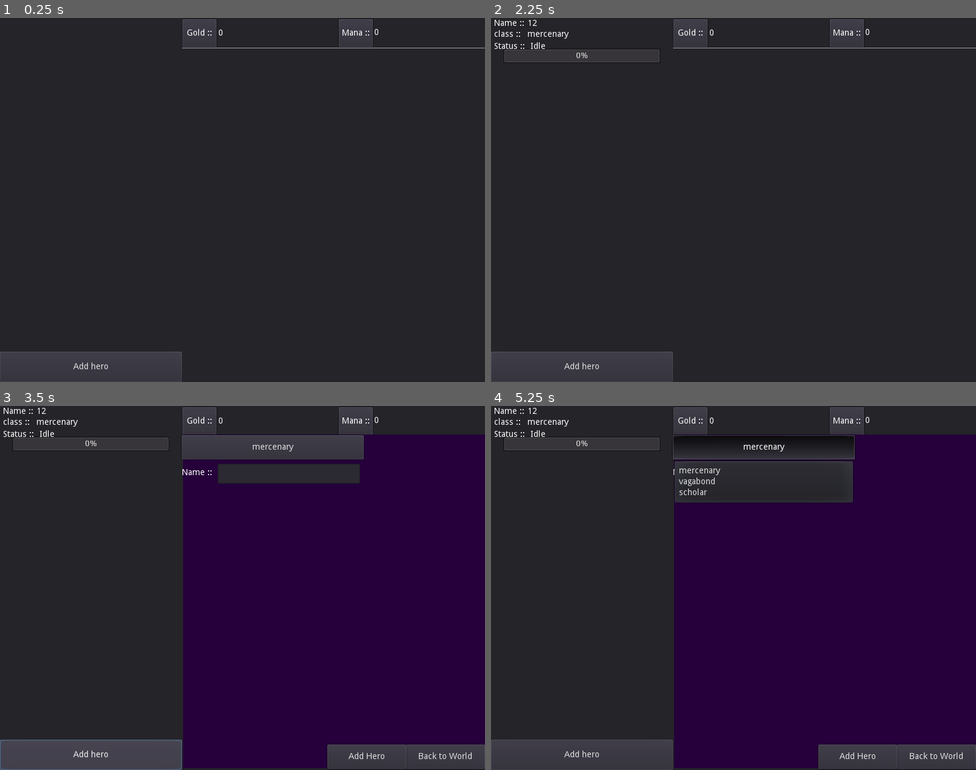
Above: before the commit, frames 1-4 (two rows, left to right).
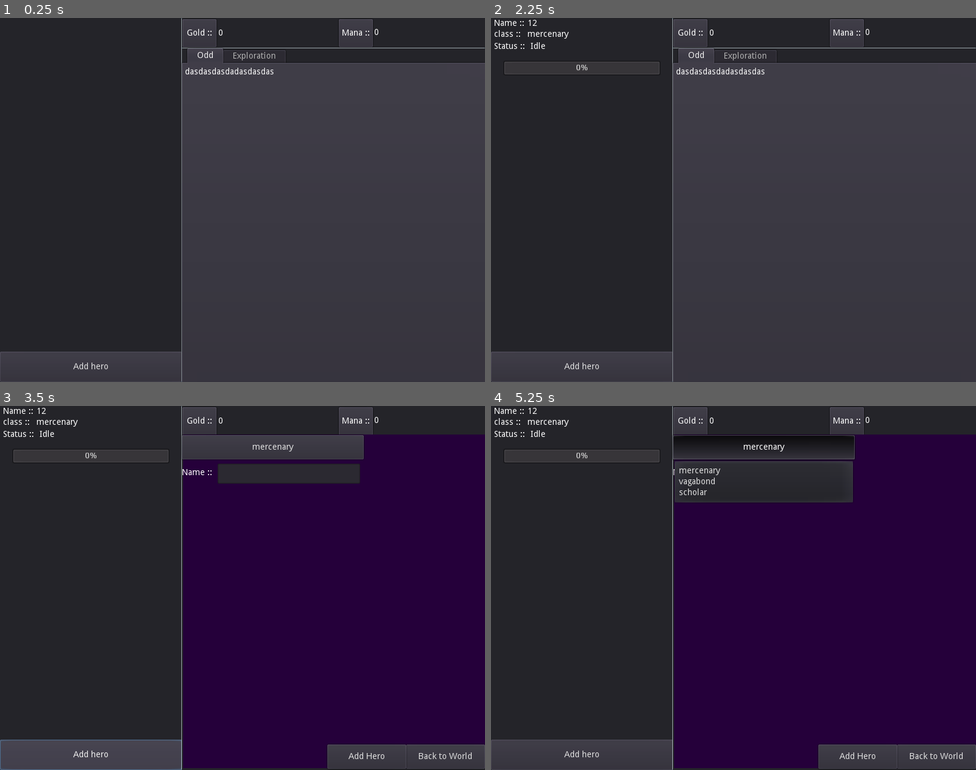
Above: after the commit, the same moments.

Repository: Drakosam/idleguild
Game: Godot game, scene res://main.tscn
Two runs of this game, one before a commit and one after it. Both use one fixed random seed, a clock stepped at 60 frames per second and the inputs below.
Inputs (mouse positions are in pixels of both pictures, inside the frame that each line leads up to):
- Up to frame 1 (0.25 s): no input
- Up to frame 2 (2.25 s): click "Add hero" at 0.5 s; click (782, 87) at 1.27 s; type "12" at 1.35 s; click "Add Hero" at 2 s
- Up to frame 3 (3.5 s): click "Add hero" at 2.75 s
- Up to frame 4 (5.25 s): click "mercenary" at 3.5 s; click "Add Hero" at 4.25 s; click "mercenary" at 5 s

The runs differ from the first frame. In frame 1, 35% of the frame differs, in the area x 37-100%, y 0-100%; in frame 2, 35%, in the area x 2-100%, y 0-100%; in frame 3, 0.5%; in frame 4, 0.5%.

Commit message:
add jobs

Diff:
--- /dev/null
+++ b/src/Odd_jobs.tscn
@@ -0,0 +1,25 @@
+[gd_scene format=2]
+
+[node name="Odd_jobs" type="Panel"]
+anchor_right = 1.0
+anchor_bottom = 1.0
+__meta__ = {
+"_edit_use_anchors_": false
+}
+
+[node name="ScrollContainer" type="ScrollContainer" parent="."]
+anchor_right = 1.0
+anchor_bottom = 1.0
+
+[node name="VBoxContainer" type="VBoxContainer" parent="ScrollContainer"]
+margin_right = 800.0
+margin_bottom = 20.0
+size_flags_horizontal = 3
+
+[node name="Button" type="Button" parent="ScrollContainer/VBoxContainer"]
+margin_right = 800.0
+margin_bottom = 20.0
+text = "Base Jobs"
+__meta__ = {
+"_edit_use_anchors_": false
+}
--- a/src/hero_short_panel.tscn
+++ b/src/hero_short_panel.tscn
@@ -58,4 +58,14 @@
 margin_right = 333.0
 size_flags_horizontal = 3
 
+[node name="VSeparator" type="VSeparator" parent="."]
+anchor_left = 1.0
+anchor_right = 1.0
+anchor_bottom = 1.0
+margin_left = -2.0
+margin_right = -2.0
+__meta__ = {
+"_edit_use_anchors_": false
+}
+
 [connection signal="button_up" from="Button" to="." method="_on_Button_button_up"]
--- a/src/main.tscn
+++ b/src/main.tscn
@@ -1,8 +1,9 @@
-[gd_scene load_steps=5 format=2]
+[gd_scene load_steps=6 format=2]
 
 [ext_resource path="res://top_panel.tscn" type="PackedScene" id=1]
 [ext_resource path="res://new_hero.tscn" type="PackedScene" id=2]
 [ext_resource path="res://hero_short_panel.tscn" type="PackedScene" id=3]
+[ext_resource path="res://world_jobs.tscn" type="PackedScene" id=4]
 
 [sub_resource type="GDScript" id=1]
 script/source = "extends Node2D
@@ -106,6 +107,13 @@
 "_edit_use_anchors_": false
 }
 
+[node name="Panel" parent="CanvasLayer/world_map" instance=ExtResource( 4 )]
+anchor_right = 1.0
+anchor_bottom = 1.0
+margin_left = 1.0
+margin_right = 0.0
+margin_bottom = 0.0
+
 [node name="new_heros_tab" type="Panel" parent="CanvasLayer"]
 visible = false
 anchor_right = 1.0
--- /dev/null
+++ b/src/promotion_jobs.tscn
@@ -0,0 +1,25 @@
+[gd_scene format=2]
+
+[node name="Panel" type="Panel"]
+anchor_right = 1.0
+anchor_bottom = 1.0
+__meta__ = {
+"_edit_use_anchors_": false
+}
+
+[node name="ColorRect" type="ColorRect" parent="."]
+anchor_right = 1.0
+anchor_bottom = 1.0
+
+[node name="Button" type="Button" parent="."]
+anchor_left = 1.0
+anchor_top = 1.0
+anchor_right = 1.0
+anchor_bottom = 1.0
+margin_left = -100.0
+margin_top = -40.0
+rect_scale = Vector2( 0.991803, 1 )
+text = "xxxxxxxxx"
+__meta__ = {
+"_edit_use_anchors_": false
+}
--- a/src/short_hero.tscn
+++ b/src/short_hero.tscn
@@ -19,7 +19,7 @@
 [node name="short_hero" type="Panel"]
 anchor_right = 1.0
 margin_bottom = 100.0
-rect_min_size = Vector2( 0, 80 )
+rect_min_size = Vector2( 0, 100 )
 script = SubResource( 1 )
 __meta__ = {
 "_edit_use_anchors_": false
--- /dev/null
+++ b/src/world_jobs.tscn
@@ -0,0 +1,60 @@
+[gd_scene load_steps=2 format=2]
+
+[sub_resource type="GDScript" id=1]
+script/source = "extends TabContainer
+
+const Promotion_job = preload(\"res://promotion_jobs.tscn\")
+
+func _ready():
+	pass # Replace with function body.
+
+
+#func _on_Button_button_up():
+#	var xxx = Tabs.new()
+#	xxx.name = 'xxxxx'
+#	var promotion_job = Promotion_job.instance()
+#	xxx.add_child(promotion_job)
+#	add_child(xxx)
+
+
+"
+
+[node name="Panel" type="TabContainer"]
+margin_right = 804.0
+margin_bottom = 606.0
+tab_align = 0
+script = SubResource( 1 )
+__meta__ = {
+"_edit_use_anchors_": false
+}
+
+[node name="Odd" type="Tabs" parent="."]
+anchor_right = 1.0
+anchor_bottom = 1.0
+margin_left = 4.0
+margin_top = 32.0
+margin_right = -4.0
+margin_bottom = -4.0
+
+[node name="Label" type="Label" parent="Odd"]
+margin_right = 40.0
+margin_bottom = 14.0
+rect_scale = Vector2( 1.00068, 1 )
+text = "dasdasdasdadasdasdas"
+__meta__ = {
+"_edit_use_anchors_": false
+}
+
+[node name="Exploration" type="Tabs" parent="."]
+visible = false
+anchor_right = 1.0
+anchor_bottom = 1.0
+margin_left = 4.0
+margin_top = 32.0
+margin_right = -760.0
+margin_bottom = -550.0
+
+[node name="Label" type="Label" parent="Exploration"]
+margin_right = 40.0
+margin_bottom = 14.0
+text = "iiiiiiiiiiiiiiiii"
Not shown, changed: src/icon.png.import
